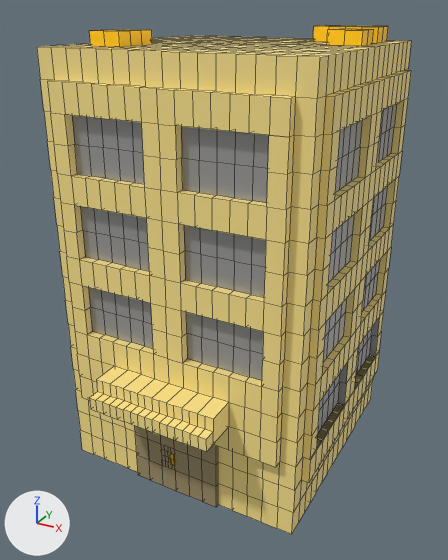
A saved change to the FBX model Bird Gang/Assets/MayaMesh/yellowTowerBlock.fbx.
Both versions are drawn from a 50 mm lens placed at (13.4, -25.7, 11.4), pointed at (0.0, -1.4, -0.7). The axes (+X, +Y, +Z) are drawn at lower left. The lights are the same throughout. Mesh edges are drawn as thin lines. Where no turn or scale is listed for an object, it has been applied to the vertices.

Names of what the first picture shows: 'yellowTowerBlock'.
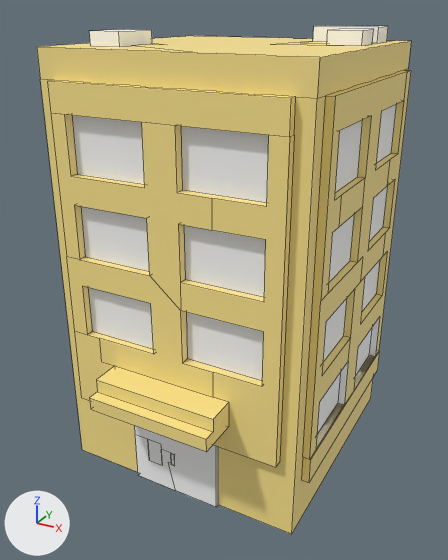
Where the newer file only moved an object's origin or applied its transform, the numbers keep the older frame.

What the commit changed:
In material 'towerWindow' (mat_towerwindow), metallic goes from 0.351 to 0.0.
Material 'towerWindow' (mat_towerwindow) changes colour from grey #acacac to white #ffffff; in linear values from (0.411, 0.411, 0.411) to (1.0, 1.0, 1.0).
Material 'towerTopParts' (mat_towertopparts) changes colour from yellow #ffc800 to white #ffffff; in linear values from (1.0, 0.576, 0.0) to (1.0, 1.0, 1.0).
Material 'brownDoor' (mat_browndoor) changes colour from beige #a1926b to white #ffffff; in linear values from (0.358, 0.286, 0.147) to (1.0, 1.0, 1.0).
In material 'doorHandle' (mat_doorhandle), metallic goes from 0.311 to 0.0.
Material 'doorHandle' (mat_doorhandle) changes colour from yellow #ffc800 to white #ffffff; in linear values from (1.0, 0.576, 0.0) to (1.0, 1.0, 1.0).
In material 'doorHandle' (mat_doorhandle), roughness goes from 0.4 to 0.553.

Location of each change, (x1, y1, x2, y2) in pixels of the pictures (448 x 560 px):
'yellowTowerBlock', recoloured, surface changed
    both: (44, 25, 411, 529)
